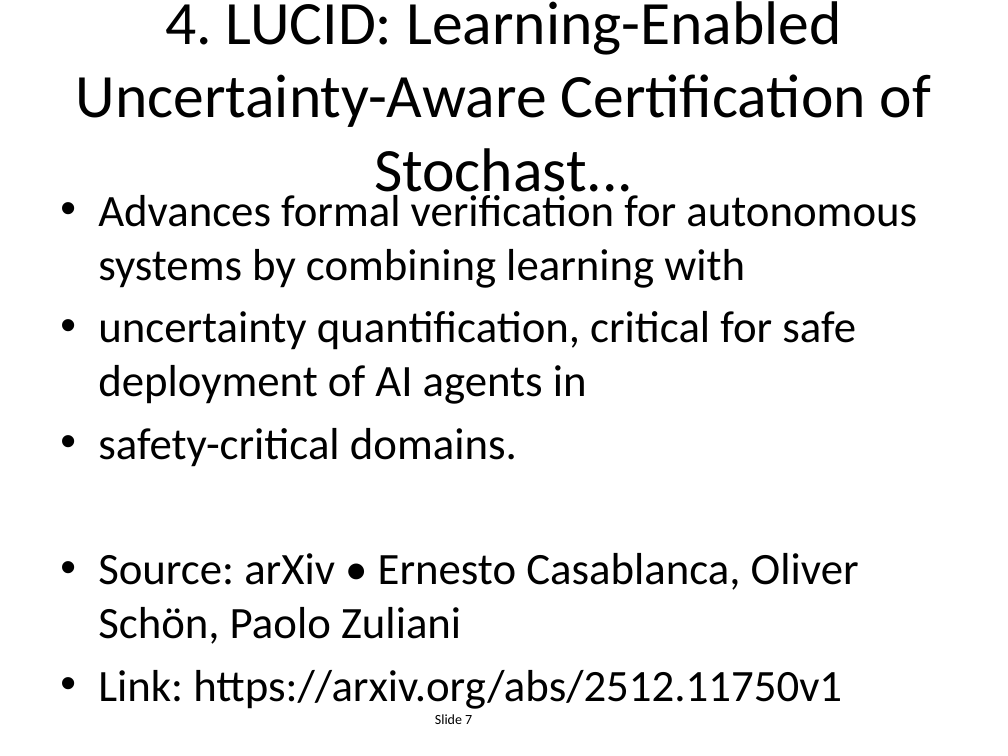
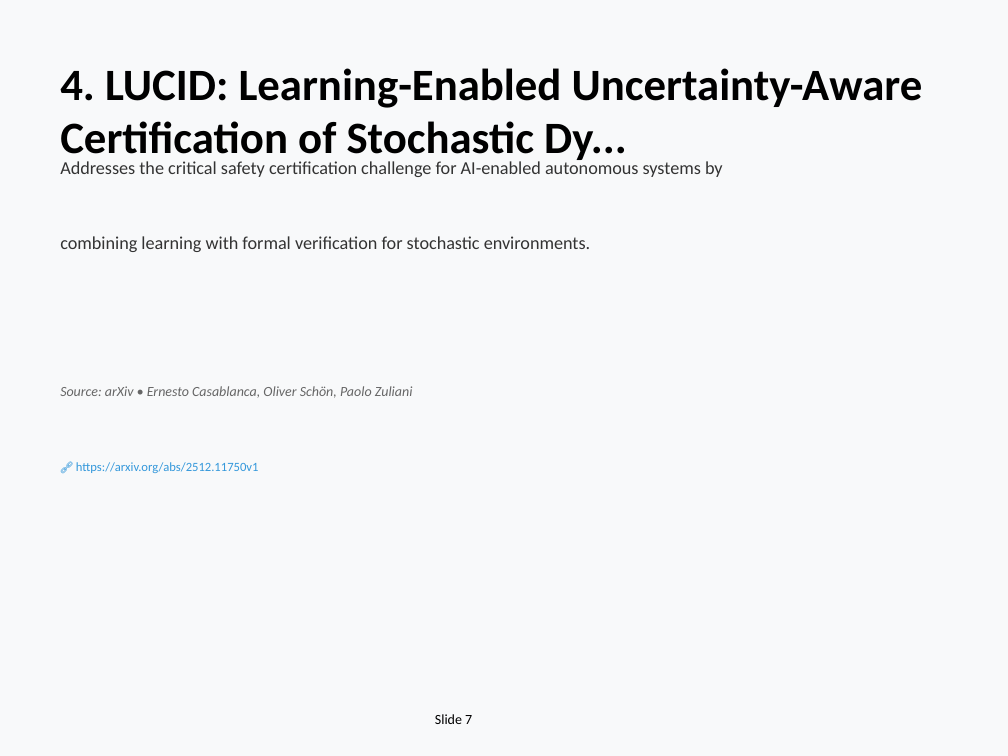
Before and after one commit to EiriniOr/ai-weekly-digest, a slide deck: slide 7 of AI_Weekly_2025-12-15.pptx. Drawn at 1008x756 pixels with LibreOffice and Linux fonts; fonts in the diff are those of the drawing. Boxes give left, top, right and bottom in pixels: in the first picture for what was removed or moved away, otherwise in the second. Text is boxed around its words. In the diff, an @@ line names an element or a change of style, - is before the commit and + after.

```diff
--- a/AI_Weekly_2025-12-15.pptx
+++ b/AI_Weekly_2025-12-15.pptx
@@ background #FFFFFF to #F8F9FA @@
@@ text "4. LUCID: Learning-Enabled Uncertainty-Aware Certification ..." at bbox=[60, 68, 923, 165]: vertical alignment middle to top @@
@@ text at bbox=[60, 68, 923, 165]: text changed; size 44 to 32 pt; bold on @@
-4. LUCID: Learning-Enabled Uncertainty-Aware Certification of Stochast...
+4. LUCID: Learning-Enabled Uncertainty-Aware Certification of Stochastic Dy...
@@ text added at bbox=[60, 159, 723, 177], 13 pt, text #333333 @@
+Addresses the critical safety certification challenge for AI-enabled autonomous systems by
@@ text removed at bbox=[98, 189, 917, 709] @@
-• Advances formal verification for autonomous systems by combining learning with
-• uncertainty quantification, critical for safe deployment of AI agents in
-• safety-critical domains.
-• Source: arXiv • Ernesto Casablanca, Oliver Schön, Paolo Zuliani
-• Link: https://arxiv.org/abs/2512.11750v1
@@ text added at bbox=[60, 236, 590, 252], 13 pt, text #333333 @@
+combining learning with formal verification for stochastic environments.
@@ text added at bbox=[60, 386, 413, 398], 10 pt, text #666666, italic @@
+Source: arXiv • Ernesto Casablanca, Oliver Schön, Paolo Zuliani
@@ text added at bbox=[76, 462, 259, 473], 9 pt, text #3498DB @@
+🔗 https://arxiv.org/abs/2512.11750v1
```
Also in this commit, not shown: 20 other slides changed, 4 slides added, 4 slides removed, 1 other file.
